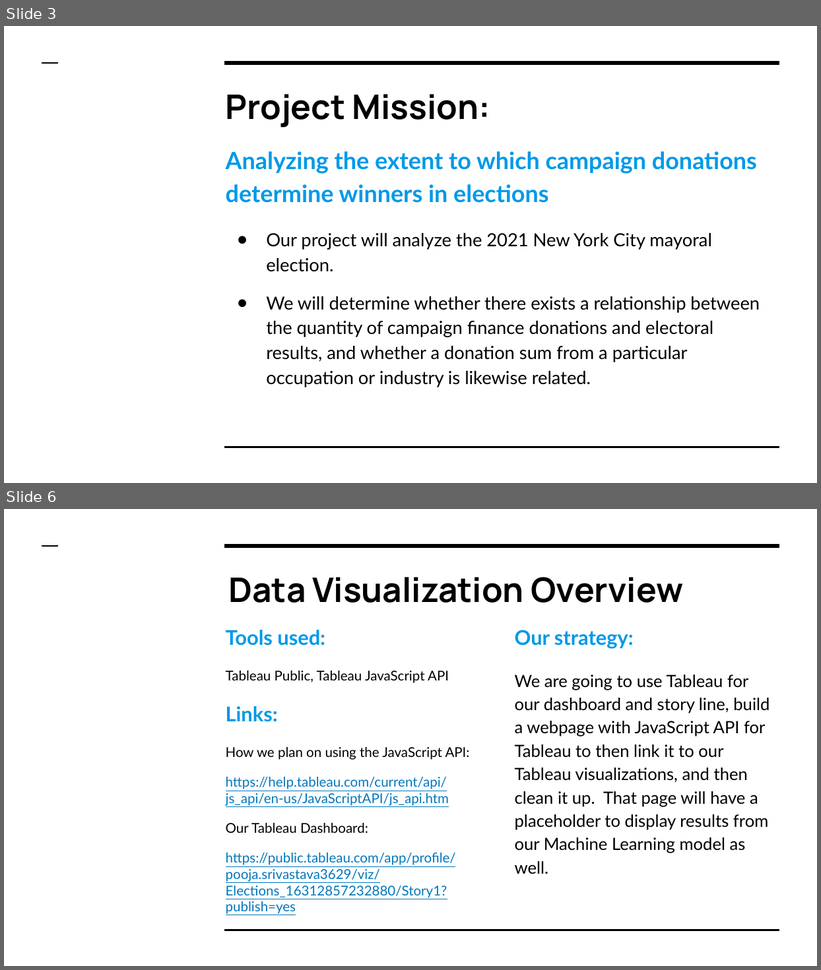
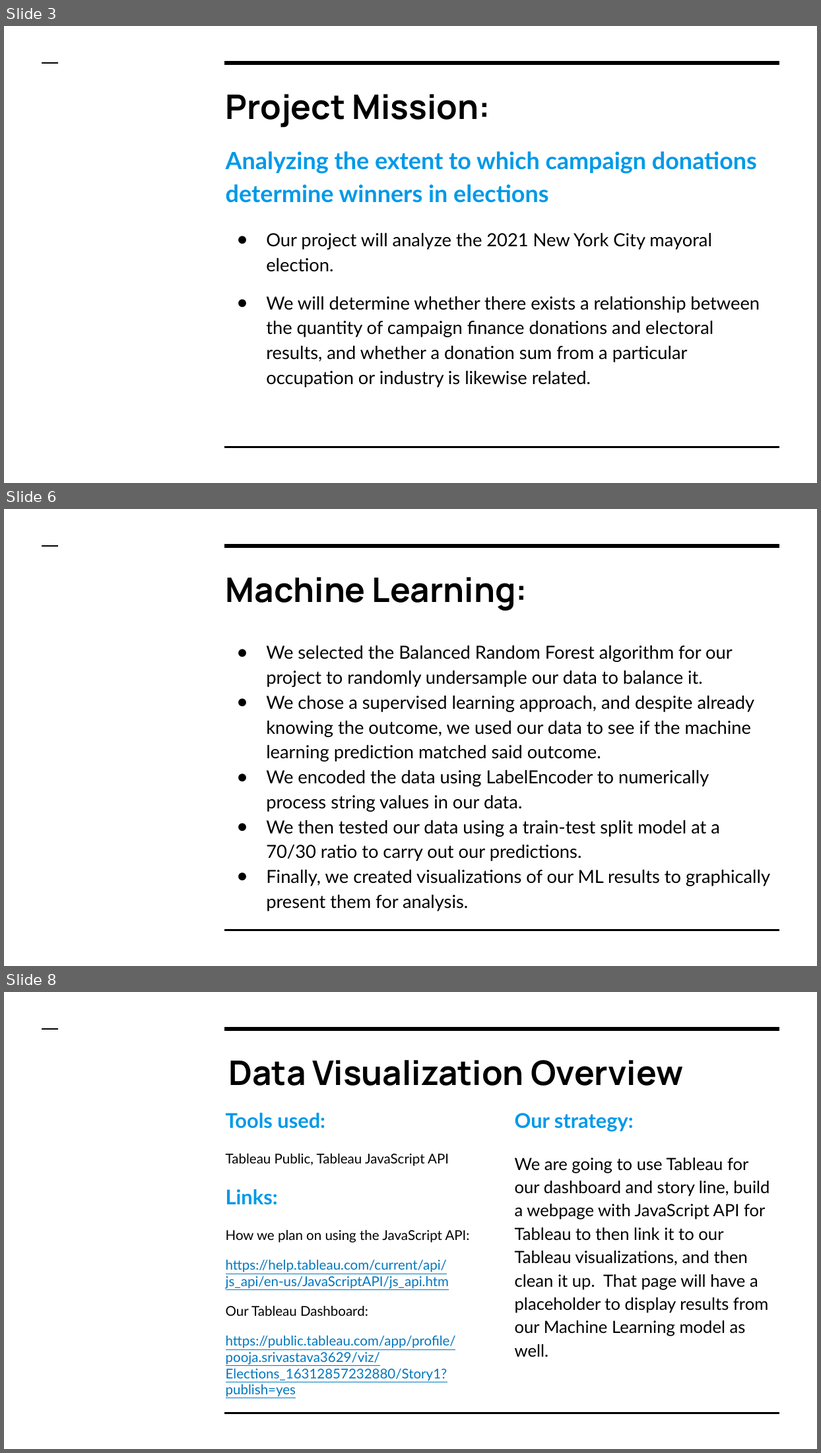
Before and after one commit to ssheggrud/Mod_20_Project, a slide deck: Presentation/Group5Presentation.pptx. Shown one above the other, each under a label of ours: slides 3 and 6 before the commit, slides 3, 6 and 8 after it; the slides between them are not shown. The pictures are 821x970 and 821x1453 pixels, drawn with LibreOffice and Linux fonts; fonts in the diff are those of the drawing. Boxes give left, top, right and bottom in pixels: in the first picture for what was removed or moved away, otherwise in the second. Text is boxed around its words. In the diff, an @@ line names an element or a change of style, - is before the commit and + after.

```diff
--- a/Presentation/Group5Presentation.pptx
+++ b/Presentation/Group5Presentation.pptx
@@ slide 6 added at (4, 509, 817, 966), background #FFFFFF; not listed: 3 template elements that a slide beside it also shows @@
@@ title added at (226, 577, 527, 611), 30 pt, text #000000, bold @@
+Machine Learning:
@@ text added at (266, 646, 770, 912), 16 pt, text #000000 @@
+● We selected the Balanced Random Forest algorithm for our project to randomly undersample our data to balance it.
+● We chose a supervised learning approach, and despite already knowing the outcome, we used our data to see if the machine learning prediction matched said outcome.
+● We encoded the data using LabelEncoder to numerically process string values in our data.
+● We then tested our data using a train-test split model at a 70/30 ratio to carry out our predictions.
+● Finally, we created visualizations of our ML results to graphically present them for analysis.
@@ what was slide 6 is now slide 8 @@
```
Also in this commit, not shown: 2 slides changed, 2 other slides added, 1 slide removed.
